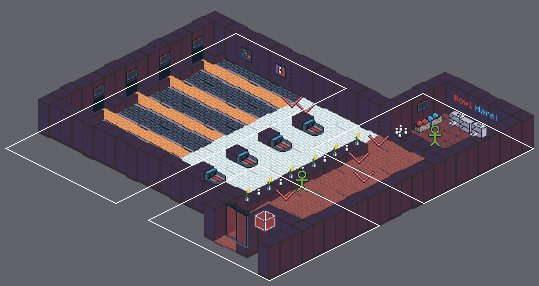
A Tiled map (JSON) gets an edit: src/map/floor1-bowlingalley.json. Above: a wide view before the commit, with the close-up outlined.
Close-up. Earlier state:
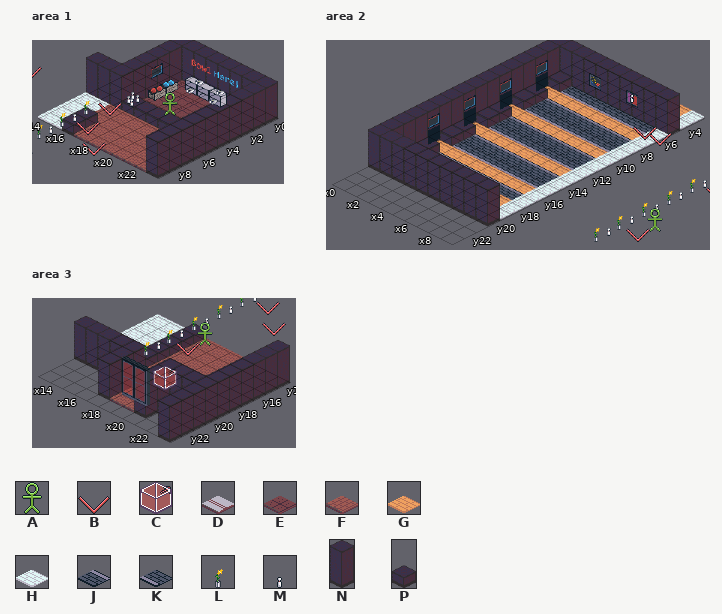
Cells are 32x16 px. Isometric: x runs down to the right, y down to the left. Shown: area 1 x 14..23, y 0..9; area 2 x 0..9, y 3..23; area 3 x 13..23, y 14..23.
Key: from "control": A 0, B 1, C 7; from "floors": D 1, E 10, F 11, G 19, H 20, J 21, K 22; from "props_small": L 0, M 6; from "walls": N 36, P 37.
_ is an empty cell.
Objects are placed by the point they stand on, in cells (3,4 is the top-left corner of cell 3,4); size is 1x1 cell unless given.
Layers that did not change in this view are not listed.
Layer "Tiles" before, area 1, first column x 14:
 0 __NNNNNNNN
 1 __NEEEEEEN
 2 __NEEEEEEN
 3 __NEEEEEEN
 4 D_NEEEEEEN
 5 NNNPPPPPPN
 6 HHFFFFFFFN
 7 HHFFFFFFFN
 8 HHPFFFFFFN
 9 HHPFFFFFFN
Layer "Tiles" before, area 2, first column x 0:
 3 _____GGGGH
 4 _DJJJJJJJH
 5 NNNNNNNNNN
 6 NPKKKKKKKH
 7 NGGGGGGGGH
 8 NPJJJJJJJH
 9 NPKKKKKKKH
10 NGGGGGGGGH
11 NPJJJJJJJH
12 NPKKKKKKKH
13 NGGGGGGGGH
14 NPJJJJJJJH
15 NPKKKKKKKH
16 NGGGGGGGGH
17 NPJJJJJJJH
18 NPGGGGGGGH
19 NDDDDDDDDH
20 NNNNNNNNNN
21 __________
22 __________
23 __________
Layer "Tiles" before, area 3, first column x 13:
14 HHHPFFFFFFN
15 HHHPFFFFFFN
16 HHHPFFFFFFN
17 HHHPFFFFFFN
18 HHHPFFFFFFN
19 HHHPFFFFFFN
20 NNNNNFFNNNN
21 ____NFFN__N
22 ____NFFN__N
23 __________N
Objects on layer "Objects" before, area 3:
L at 15.8,13.8 size 1x2
A "Floor1BowlingGirl" at 17.5,14.5 size 1x2
M at 15.9,14.9 size 1x2
L at 15.8,15.9 size 1x2
B "MarkerWalkA" at 17.6,16.1 size 1x2
M at 15.8,16.8 size 1x2
L at 15.9,17.9 size 1x2
C "MarkerFromAtrium" at 19.4,19.8 size 1x2
And afterwards:
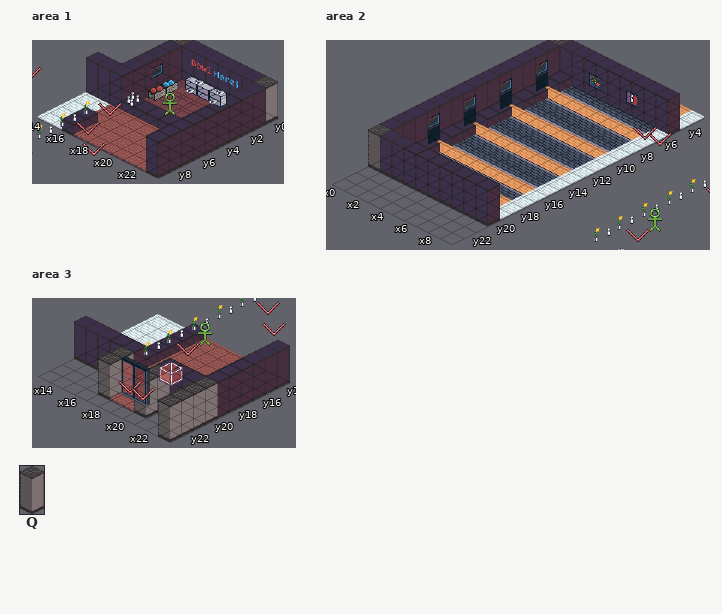
Further tiles: from "walls": Q 32.
Difference:
Changed rows in their new state; . is an unchanged cell.
Layer "Tiles", area 1:
first column x 16:
 0 Q......Q
Layer "Tiles", area 2:
first column x 0:
 5 Q
first column x 0:
20 Q
Layer "Tiles", area 3:
first column x 17:
20 ......Q
21 Q..Q..Q
22 Q..Q..Q
23 ......Q
Layer "Objects", area 3:
changed: C "MarkerFromAtrium" at 19.4,19.8 size 1x2 -> C "MarkerFromAtrium" at 19.3,19.3 size 1x2
added: B "MarkerRedDoorBCK1" at 18.3,21.7 size 1x2
added: B "MarkerRedDoorBCK2" at 19.5,21.7 size 1x2
